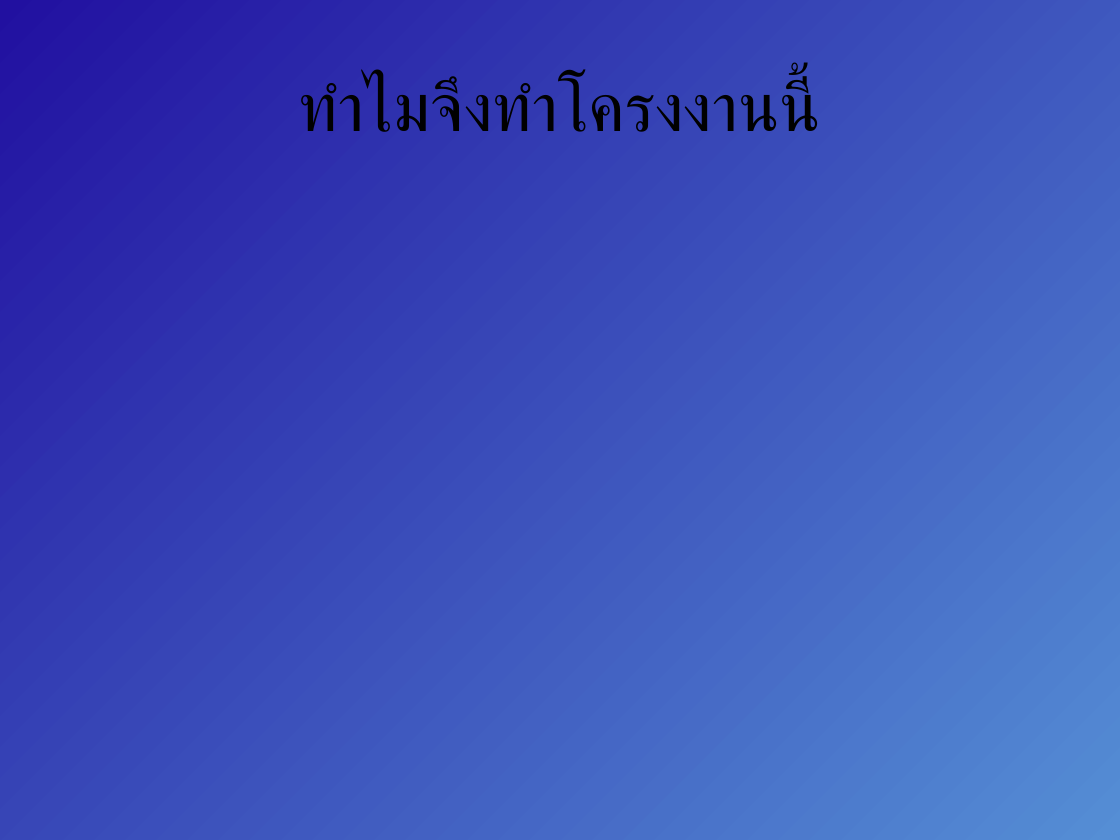
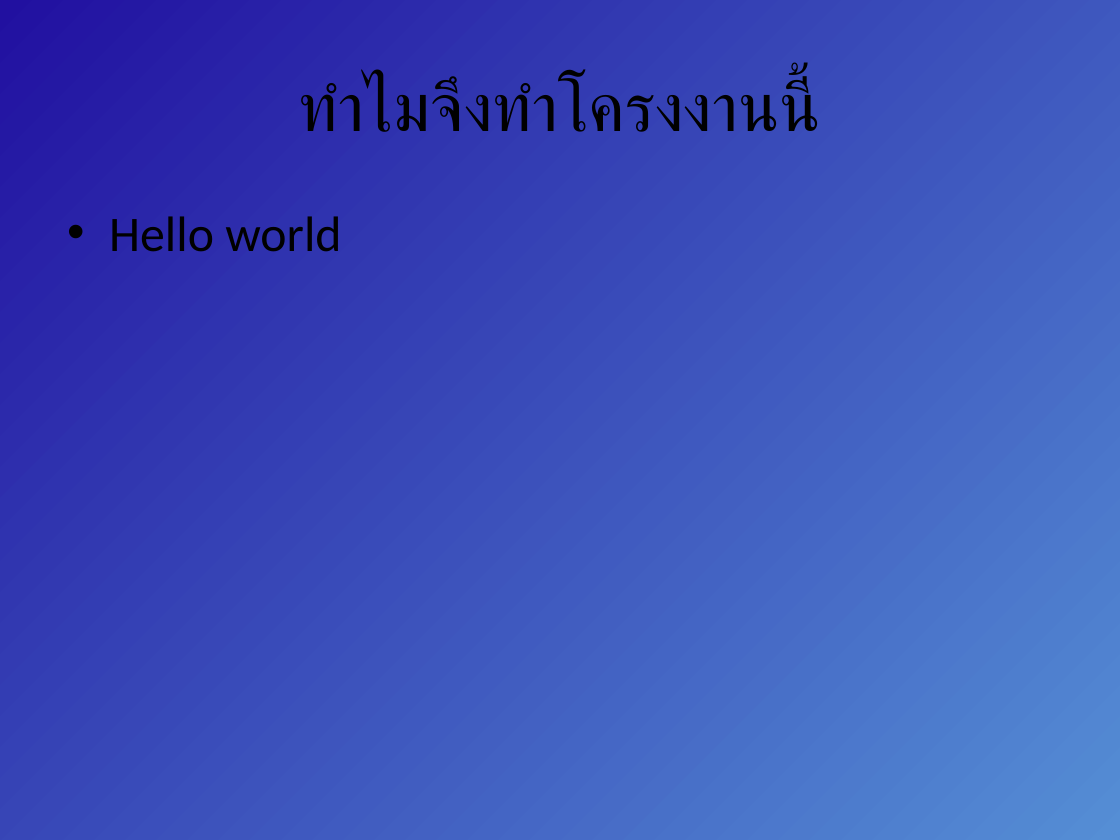
Before and after one commit to amfeelgood/Senior_Project, a slide deck: slide 2 of Doc/ProjectPresentation1.pptx. Drawn at 1120x840 pixels with LibreOffice and Linux fonts; fonts in the diff are those of the drawing. Boxes give left, top, right and bottom in pixels: in the first picture for what was removed or moved away, otherwise in the second. Text is boxed around its words. In the diff, an @@ line names an element or a change of style, - is before the commit and + after.

```diff
--- a/Doc/ProjectPresentation1.pptx
+++ b/Doc/ProjectPresentation1.pptx
@@ text added at box(109, 216, 341, 252), 32 pt, text #000000 @@
+• Hello world
```
Also in this commit, not shown: 1 other slide changed.
